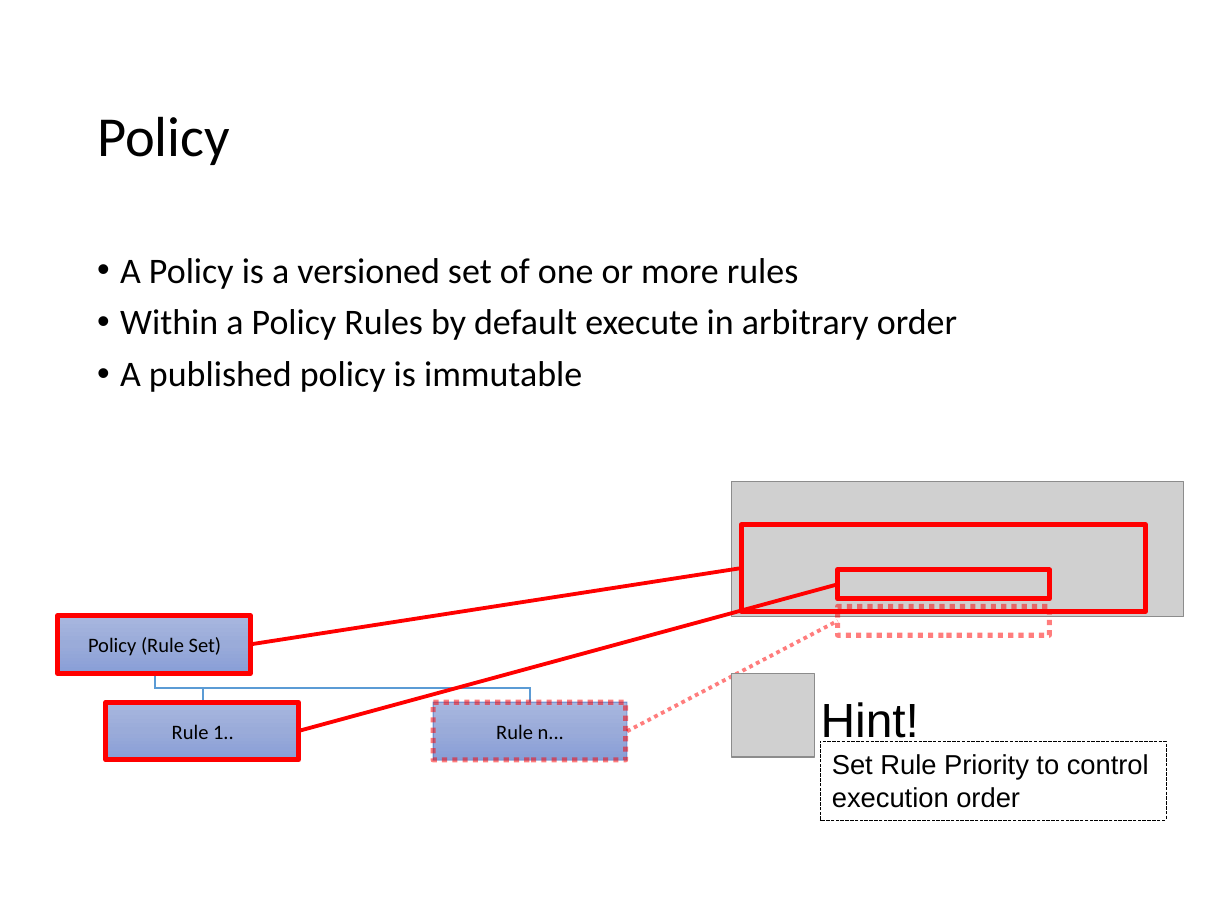
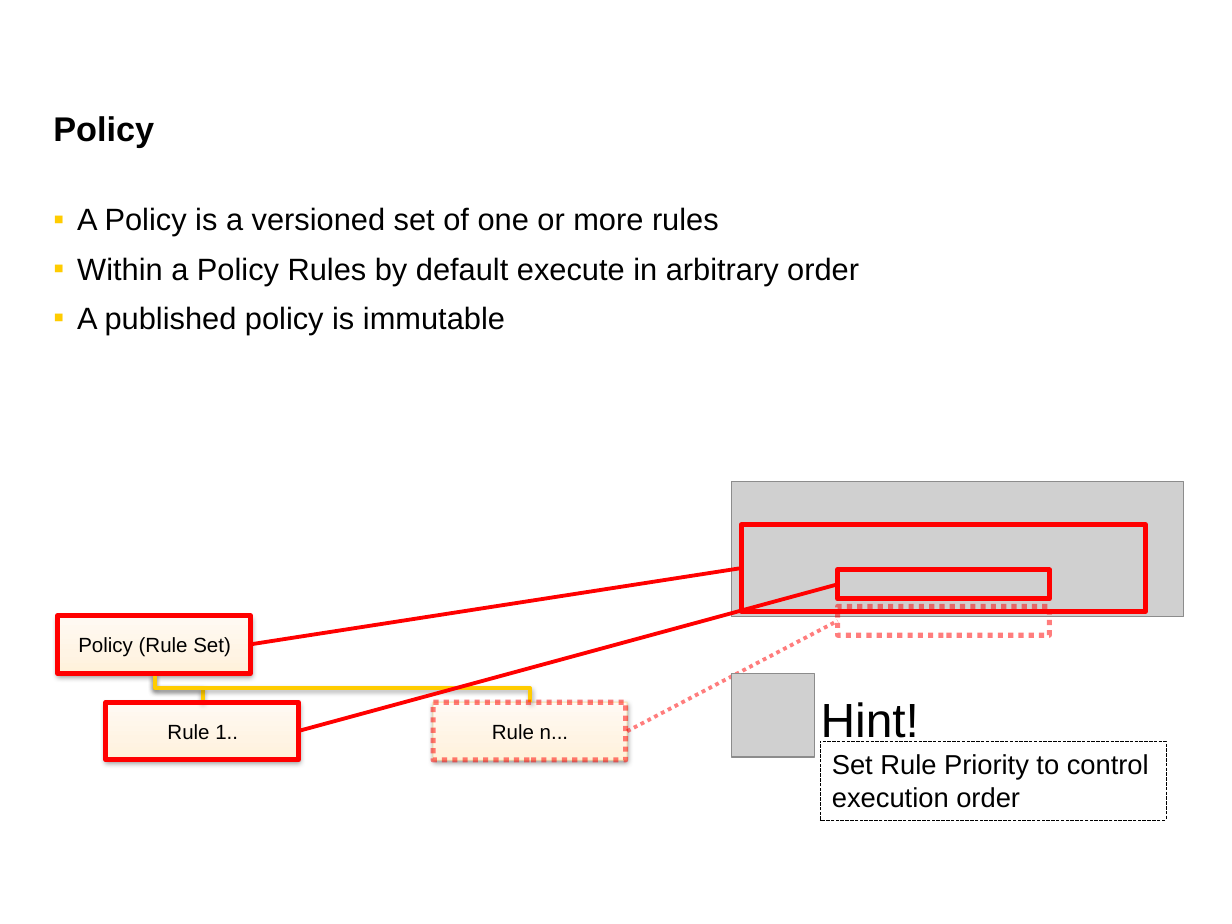
Before and after one commit to wmmihaa/BizTalk-Server---Developing-Integration-Solutions, a slide deck: slide 13 of Slides/Module 12 - Business Rules.pptx. Drawn at 1232x924 pixels with LibreOffice and Linux fonts; fonts in the diff are those of the drawing; grey boxes stand for pictures. Boxes give left, top, right and bottom in pixels: in the first picture for what was removed or moved away, otherwise in the second. Text is boxed around its words. In the diff, an @@ line names an element or a change of style, - is before the commit and + after.

Commit message:
Added Default theme

```diff
--- a/Slides/Module 12 - Business Rules.pptx
+++ b/Slides/Module 12 - Business Rules.pptx
@@ title "Policy": place and size @@
-title "Policy" at box(97, 116, 230, 165)
+title "Policy" at box(53, 116, 154, 147)
@@ title "Policy" at box(53, 116, 154, 147): size 33 to 20 pt, font Calibri to Arial, bold on; line spacing 0.9 to 1 @@
@@ text "A Policy is a versioned ...": place and size @@
-text "A Policy is a versioned ..." at box(120, 258, 957, 392)
+text "A Policy is a versioned ..." at box(77, 207, 859, 334)
@@ text "A Policy is a versioned ..." at box(77, 207, 859, 334): size 21 to 18 pt, font Calibri to Arial; bullet • to ▪; line spacing 0.9 to 1 @@
@@ rectangle "Policy (Rule Set)" at box(58, 616, 251, 674): font Calibri to Arial; fill gradient #A8B7DF to #9AABD9 to #889ED7 to gradient #FFF1DA to #FFF5E4 to #FFFBF5; outline #4472C4 0.5 pt to #FBDEA4 0.75 pt; shadow on @@
@@ elbow line (155, 674) - (203, 702): stroke #5B9BD5 1 pt to #FFCC00 2 pt @@
@@ elbow line (155, 674) - (530, 702): stroke #5B9BD5 1 pt to #FFCC00 2 pt @@
@@ rectangle "Rule 1.." at box(106, 702, 299, 760): font Calibri to Arial; fill gradient #A8B7DF to #9AABD9 to #889ED7 to gradient #FFF1DA to #FFF5E4 to #FFFBF5; outline #4472C4 0.5 pt to #FBDEA4 0.75 pt; shadow on @@
@@ rectangle "Rule n..." at box(434, 702, 627, 760): font Calibri to Arial; fill gradient #A8B7DF to #9AABD9 to #889ED7 to gradient #FFF1DA to #FFF5E4 to #FFFBF5; outline #3F6FC3 0.5 pt to #FBDEA4 0.75 pt; shadow on @@
```
Also in this commit, not shown: 25 other slides changed, 16 other files.
